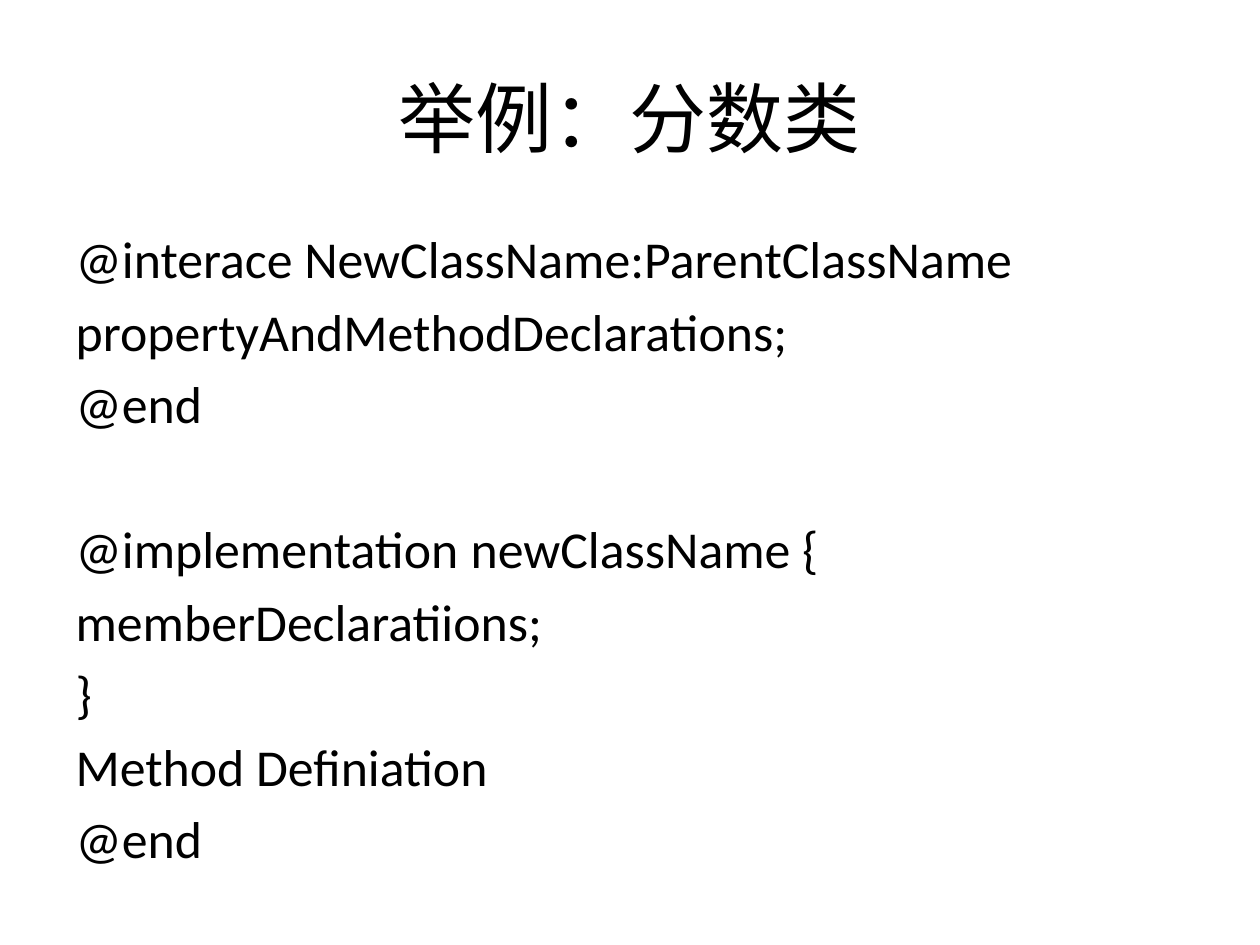
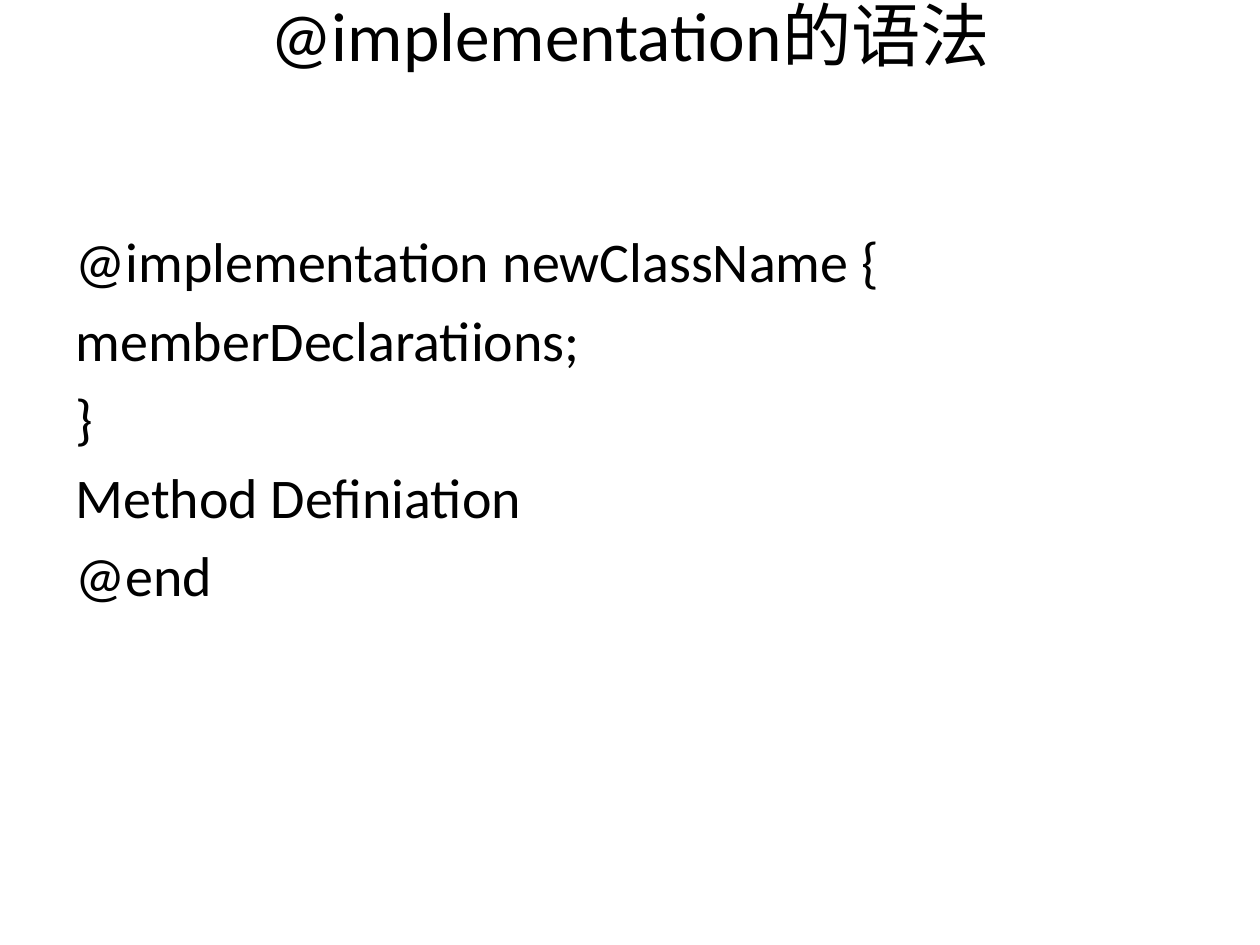
Before and after one commit to Jaykong/Programming_In_OC, a slide deck: slide 24 of CoursePPT/chap3_class_object_method.pptx (slide 4 before the commit). Drawn at 1260x945 pixels with LibreOffice and Linux fonts; fonts in the diff are those of the drawing. Boxes give left, top, right and bottom in pixels: in the first picture for what was removed or moved away, otherwise in the second. Text is boxed around its words. In the diff, an @@ line names an element or a change of style, - is before the commit and + after.

```diff
--- a/CoursePPT/chap3_class_object_method.pptx
+++ b/CoursePPT/chap3_class_object_method.pptx
@@ title at [270,3,990,73]: text changed; size 44 to 39.6 pt @@
-举例：分数类
+@implementation的语法
@@ text "@implementation newClassName {" at [76,243,849,603]: size 29.6 to 32 pt @@
@@ text at [76,242,1012,429]: paragraphs removed @@
-@interace NewClassName:ParentClassName
-propertyAndMethodDeclarations;
-@end
```
Also in this commit, not shown: 6 other slides changed, 30 slides added, 2 slides removed, 1 other file.
